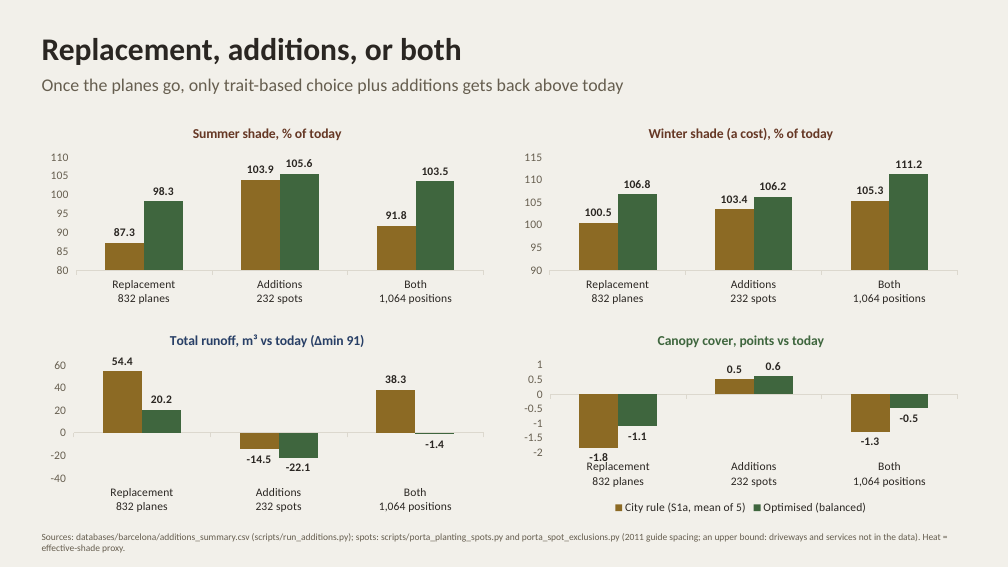
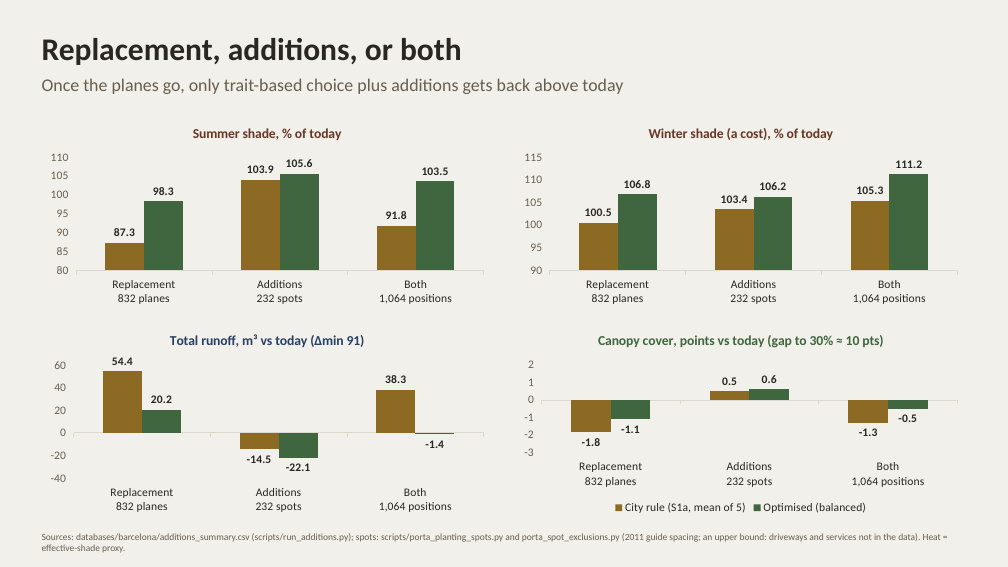
Before and after one commit to giofox96/shade-and-sponge, a slide deck: slide 13 of slides/shade_and_sponge_10nov_editable.pptx. Drawn at 1008x567 pixels with LibreOffice and Linux fonts; fonts in the diff are those of the drawing. Boxes give left, top, right and bottom in pixels: in the first picture for what was removed or moved away, otherwise in the second. Text is boxed around its words. In the diff, an @@ line names an element or a change of style, - is before the commit and + after.

```diff
--- a/slides/shade_and_sponge_10nov_editable.pptx
+++ b/slides/shade_and_sponge_10nov_editable.pptx
@@ column chart at (516, 321, 967, 518) @@
@@ title "Canopy cover, points vs today" to "Canopy cover, points vs today (gap to 30% ≈ 10 pts)" @@
@@ value axis changed @@
```
Also in this commit, not shown: 3 other files.
